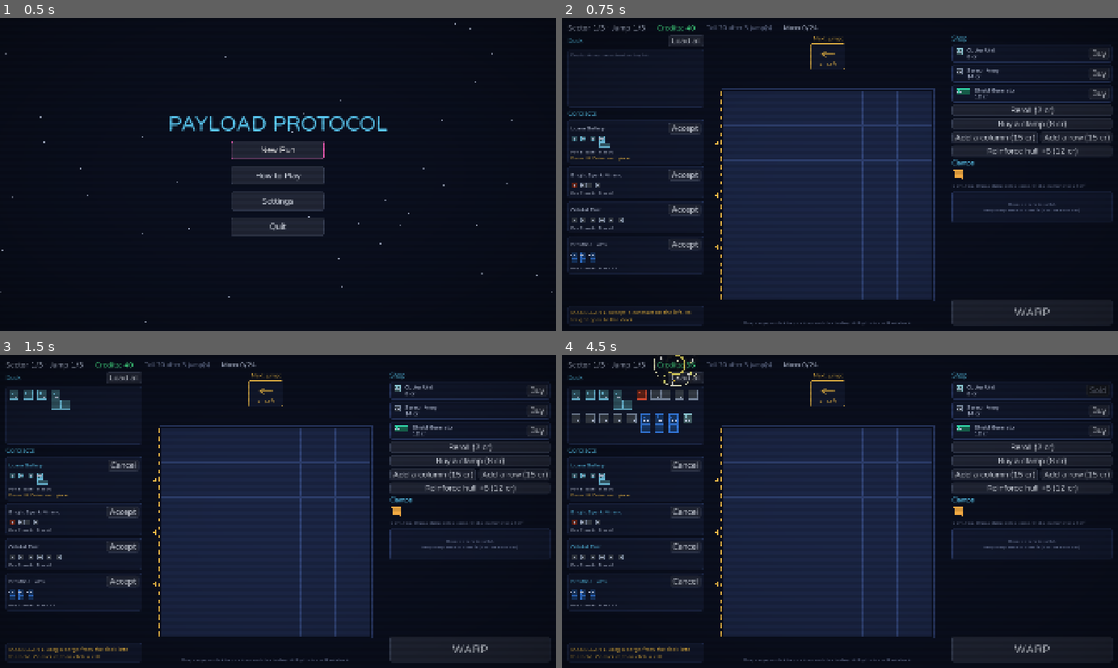
Above: before the commit, frames 1-4 (two rows, left to right).
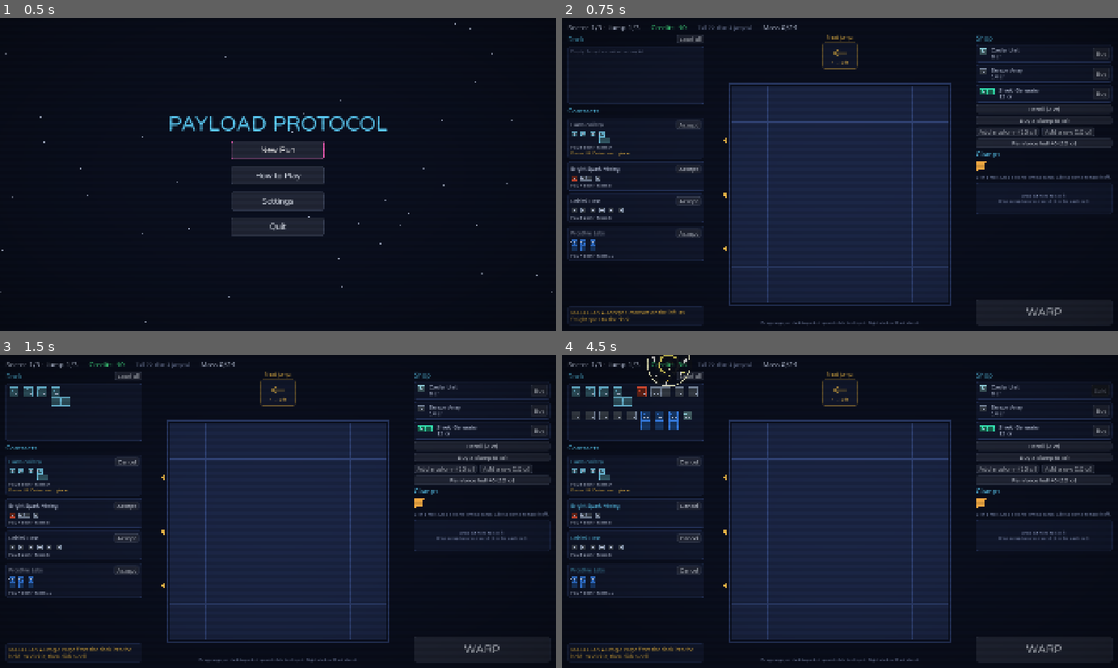
Above: after the commit, the same moments.

Repository: islu/Payload-Protocol
Game: Godot game, scene res://scenes/main/main.tscn
Two runs of this game, one before a commit and one after it. Both use one fixed random seed, a clock stepped at 60 frames per second and the inputs below.
Inputs:
- Up to frame 1 (0.5 s): no input
- Up to frame 2 (0.75 s): click "New Run" at 0.5 s
- Up to frame 3 (1.5 s): click "Accept" at 1.25 s
- Up to frame 4 (4.5 s): click "Accept" at 2 s; click "Accept" at 2.75 s; click "Accept" at 3.5 s; click "Buy" at 4.25 s

Frame 1 is identical in both runs. In frame 2, 13% of the frame differs, in the area x 0-100%, y 2-98%; in frame 3, 13%; in frame 4, 14%, in the area x 0-100%, y 0-98%.

Commit message:
feat: Enhance text size management and UI elements; add toggle icons and improve report formatting

Diff:
--- a/project/art/theme/main_theme.tres
+++ b/project/art/theme/main_theme.tres
@@ -1,6 +1,8 @@
-[gd_resource type="Theme" load_steps=17 format=3]
+[gd_resource type="Theme" load_steps=19 format=3]
 
 [ext_resource type="FontFile" path="res://art/fonts/jf-openhuninn-2.1.ttf" id="1_font"]
+[ext_resource type="Texture2D" path="res://art/theme/toggle_off.svg" id="2_off"]
+[ext_resource type="Texture2D" path="res://art/theme/toggle_on.svg" id="3_on"]
 
 [sub_resource type="StyleBoxFlat" id="button_normal"]
 corner_radius_top_left = 6
@@ -228,6 +230,10 @@
 Button/styles/hover = SubResource("button_hover")
 Button/styles/normal = SubResource("button_normal")
 Button/styles/pressed = SubResource("button_pressed")
+CheckButton/icons/checked = ExtResource("3_on")
+CheckButton/icons/unchecked = ExtResource("2_off")
+CheckButton/icons/checked_disabled = ExtResource("3_on")
+CheckButton/icons/unchecked_disabled = ExtResource("2_off")
 CheckButton/styles/normal = SubResource("empty")
 CheckButton/styles/hover = SubResource("empty")
 CheckButton/styles/pressed = SubResource("empty")
--- /dev/null
+++ b/project/art/theme/toggle_off.svg
@@ -0,0 +1,4 @@
+<svg xmlns="http://www.w3.org/2000/svg" width="52" height="28" viewBox="0 0 52 28">
+  <rect x="1.5" y="1.5" width="49" height="25" rx="12.5" fill="none" stroke="#7f8db3" stroke-width="3"/>
+  <circle cx="14" cy="14" r="7" fill="#7f8db3"/>
+</svg>
--- /dev/null
+++ b/project/art/theme/toggle_on.svg
@@ -0,0 +1,4 @@
+<svg xmlns="http://www.w3.org/2000/svg" width="52" height="28" viewBox="0 0 52 28">
+  <rect x="0" y="0" width="52" height="28" rx="14" fill="#5fd3ff"/>
+  <circle cx="38" cy="14" r="8" fill="#0b1020"/>
+</svg>
--- /dev/null
+++ b/project/scenes/common/text_size.gd
@@ -0,0 +1,16 @@
+class_name TextSize
+## The four sizes of the text, in pixels (SPEC Section 4.2). Display text, such as
+## the title of the game and the Warp button, has its own size.
+
+const HEADING := 24
+const BODY := 18
+const SMALL := 15
+const BUTTON := 20
+
+
+## Sets the sizes of the text and the buttons of a dialog.
+static func apply_to_dialog(dialog: AcceptDialog) -> void:
+	dialog.get_label().add_theme_font_size_override("font_size", BODY)
+	dialog.get_ok_button().add_theme_font_size_override("font_size", BUTTON)
+	if dialog is ConfirmationDialog:
+		dialog.get_cancel_button().add_theme_font_size_override("font_size", BUTTON)
--- a/project/scenes/main/pause_menu.gd
+++ b/project/scenes/main/pause_menu.gd
@@ -17,6 +17,7 @@
 	get_tree().paused = true
 	closed.connect(func() -> void: get_tree().paused = false)
 	_confirm = ConfirmationDialog.new()
+	TextSize.apply_to_dialog(_confirm)
 	_confirm.confirmed.connect(_abandon)
 	add_child(_confirm)
 	super()
--- a/project/scenes/station/station_screen.gd
+++ b/project/scenes/station/station_screen.gd
@@ -115,10 +115,10 @@
 	var top := HBoxContainer.new()
 	top.add_theme_constant_override("separation", 40)
 	root.add_child(top)
-	_top_label = _label(top, "", 26)
-	_credits_label = _label(top, "", 26, Palette.GOOD)
-	_toll_label = _label(top, "", 22, Palette.TEXT_DIM)
-	_mass_label = _label(top, "", 24, Palette.TEXT)
+	_top_label = _label(top, "", TextSize.HEADING)
+	_credits_label = _label(top, "", TextSize.HEADING, Palette.GOOD)
+	_toll_label = _label(top, "", TextSize.BODY, Palette.TEXT_DIM)
+	_mass_label = _label(top, "", TextSize.HEADING, Palette.TEXT)
 
 	var body := HBoxContainer.new()
 	body.size_flags_vertical = Control.SIZE_EXPAND_FILL
@@ -131,7 +131,7 @@
 	body.add_child(left)
 	var dock_head := HBoxContainer.new()
 	left.add_child(dock_head)
-	var dock_title := _label(dock_head, DOCK_TEXT, 22, Palette.ACCENT)
+	var dock_title := _label(dock_head, DOCK_TEXT, TextSize.HEADING, Palette.ACCENT)
 	dock_title.size_flags_horizontal = Control.SIZE_EXPAND_FILL
 	_button(dock_head, tr(LOAD_ALL_TEXT), func() -> void: _act(GameState.load_all(), "clack"))
 	_dock_panel = _panel(left)
@@ -140,7 +140,7 @@
 	_dock_flow.add_theme_constant_override("h_separation", 10)
 	_dock_flow.add_theme_constant_override("v_separation", 10)
 	_dock_panel.add_child(_dock_flow)
-	_label(left, CONTRACTS_TEXT, 22, Palette.ACCENT)
+	_label(left, CONTRACTS_TEXT, TextSize.HEADING, Palette.ACCENT)
 	var scroll := ScrollContainer.new()
 	scroll.size_flags_vertical = Control.SIZE_EXPAND_FILL
 	scroll.horizontal_scroll_mode = ScrollContainer.SCROLL_MODE_DISABLED
@@ -150,7 +150,7 @@
 	_contracts_box.add_theme_constant_override("separation", 10)
 	scroll.add_child(_contracts_box)
 	var pilot := _panel(left)
-	_pilot_label = _label(pilot, "", 19, Palette.ACCENT)
+	_pilot_label = _label(pilot, "", TextSize.BODY, Palette.ACCENT)
 	_pilot_label.autowrap_mode = TextServer.AUTOWRAP_WORD_SMART
 
 	var center := VBoxContainer.new()
@@ -158,7 +158,7 @@
 	center.add_theme_constant_override("separation", 8)
 	body.add_child(center)
 	# The hazard panel: one card for each shift step, above the hold (SPEC Section 20.2).
-	var next_jump := _label(center, NEXT_JUMP_TEXT, 20, Palette.WARN)
+	var next_jump := _label(center, NEXT_JUMP_TEXT, TextSize.BODY, Palette.WARN)
 	next_jump.horizontal_alignment = HORIZONTAL_ALIGNMENT_CENTER
 	_hazard_box = HBoxContainer.new()
 	_hazard_box.size_flags_horizontal = Control.SIZE_SHRINK_CENTER
@@ -170,26 +170,26 @@
 	_hold.clamp_pressed.connect(func(id: int) -> void: _act(GameState.unclamp_cargo(id)))
 	_hold.cargo_hovered.connect(_on_hold_hovered)
 	center.add_child(_hold)
-	var hint := _label(center, HINT_TEXT, 16, Palette.TEXT_DIM)
+	var hint := _label(center, HINT_TEXT, TextSize.SMALL, Palette.TEXT_DIM)
 	hint.horizontal_alignment = HORIZONTAL_ALIGNMENT_CENTER
 
 	var right := VBoxContainer.new()
 	right.custom_minimum_size.x = SIDE_WIDTH
 	right.add_theme_constant_override("separation", 10)
 	body.add_child(right)
-	_label(right, SHOP_TEXT, 22, Palette.ACCENT)
+	_label(right, SHOP_TEXT, TextSize.HEADING, Palette.ACCENT)
 	_shop_box = VBoxContainer.new()
 	_shop_box.add_theme_constant_override("separation", 8)
 	right.add_child(_shop_box)
-	_label(right, CLAMPS_TEXT, 22, Palette.ACCENT)
+	_label(right, CLAMPS_TEXT, TextSize.HEADING, Palette.ACCENT)
 	_clamp_box = HBoxContainer.new()
 	_clamp_box.add_theme_constant_override("separation", 8)
 	right.add_child(_clamp_box)
-	_clamp_label = _label(right, "", 15, Palette.TEXT_DIM)
+	_clamp_label = _label(right, "", TextSize.SMALL, Palette.TEXT_DIM)
 	_clamp_label.autowrap_mode = TextServer.AUTOWRAP_WORD_SMART
 	_sell_area = _panel(right)
 	_sell_area.custom_minimum_size.y = 110
-	_sell_label = _label(_sell_area, "", 16, Palette.TEXT_DIM)
+	_sell_label = _label(_sell_area, "", TextSize.SMALL, Palette.TEXT_DIM)
 	_sell_label.autowrap_mode = TextServer.AUTOWRAP_WORD_SMART
 	_sell_label.horizontal_alignment = HORIZONTAL_ALIGNMENT_CENTER
 	_sell_label.vertical_alignment = VERTICAL_ALIGNMENT_CENTER
@@ -204,6 +204,7 @@
 	right.add_child(_warp_button)
 
 	_confirm = ConfirmationDialog.new()
+	TextSize.apply_to_dialog(_confirm)
 	_confirm.title = tr(CONFIRM_TITLE_TEXT)
 	_confirm.confirmed.connect(func() -> void: _act(GameState.warp()))
 	add_child(_confirm)
@@ -224,12 +225,14 @@
 	_tip_label.fit_content = true
 	_tip_label.custom_minimum_size.x = 360
 	_tip_label.mouse_filter = Control.MOUSE_FILTER_IGNORE
+	for key in ["normal_font_size", "bold_font_size"]:
+		_tip_label.add_theme_font_size_override(key, TextSize.BODY)
 	_tip.add_child(_tip_label)
 	add_child(_tip)
 
 	_toast = Label.new()
 	_toast.add_theme_color_override("font_color", Palette.BAD)
-	_toast.add_theme_font_size_override("font_size", 22)
+	_toast.add_theme_font_size_override("font_size", TextSize.HEADING)
 	_toast.set_anchors_and_offsets_preset(Control.PRESET_CENTER_BOTTOM)
 	_toast.position.y -= 60
 	_toast.mouse_filter = Control.MOUSE_FILTER_IGNORE
@@ -262,6 +265,7 @@
 	var b := Button.new()
 	b.text = text
 	b.disabled = not enabled
+	b.add_theme_font_size_override("font_size", TextSize.BUTTON)
 	b.pressed.connect(action)
 	parent.add_child(b)
 	return b
@@ -386,7 +390,7 @@
 func _refresh_dock() -> void:
 	_clear(_dock_flow)
 	if _run["dock"].is_empty():
-		_label(_dock_flow, EMPTY_DOCK_TEXT, 16, Palette.TEXT_DIM)
+		_label(_dock_flow, EMPTY_DOCK_TEXT, TextSize.SMALL, Palette.TEXT_DIM)
 	for c: Dictionary in _run["cargo"]:
 		if c["in_hold"]:
 			continue
@@ -407,7 +411,9 @@
 		card.add_child(box)
 		var head := HBoxContainer.new()
 		box.add_child(head)
-		var client := _label(head, "", 19, Palette.ACCENT if k["accepted"] else Palette.TEXT)
+		var client := _label(
+			head, "", TextSize.BODY, Palette.ACCENT if k["accepted"] else Palette.TEXT
+		)
 		client.text = tr(k["client_name"])
 		client.size_flags_horizontal = Control.SIZE_EXPAND_FILL
 		var index: int = k["index"]
@@ -428,10 +434,12 @@
 		for f: Dictionary in k["freight"]:
 			mass += f["mass"]
 		var pay_line := tr(PAY_TEXT).format({"pay": k["pay"]})
-		_label(box, pay_line + " · " + tr(CONTRACT_MASS_TEXT).format({"mass": mass}), 16)
+		_label(
+			box, pay_line + " · " + tr(CONTRACT_MASS_TEXT).format({"mass": mass}), TextSize.SMALL
+		)
 		if not k["bonus"].is_empty():
 			var b: Dictionary = k["bonus"]
-			var bonus := _label(box, "", 15, Palette.WARN)
+			var bonus := _label(box, "", TextSize.SMALL, Palette.WARN)
 			bonus.text = tr(BONUS_TEXT).format(
 				{"pay": b["pay"], "text": GameText.format(b["text"])}
 			)
@@ -452,7 +460,7 @@
 		chip.mouse_entered.connect(func() -> void: _show_tip(o))
 		chip.mouse_exited.connect(_hide_tip)
 		row.add_child(chip)
-		var name := _label(row, "", 18)
+		var name := _label(row, "", TextSize.BODY)
 		name.text = "%s\n%d cr" % [tr(o["name"]), o["price"]]
 		name.size_flags_horizontal = Control.SIZE_EXPAND_FILL
 		var index: int = o["index"]
--- a/project/scenes/warp/warp_screen.gd
+++ b/project/scenes/warp/warp_screen.gd
@@ -397,15 +397,28 @@
 	var lines := PackedStringArray()
 	for k: Dictionary in a["contracts"]:
 		lines.append("[b]%s[/b]  +%d" % [tr(k["client_name"]), k["pay"]])
+		# Pieces with the same name and state share one line with a count (SPEC Section 20.4).
+		var groups: Array[Dictionary] = []
 		for p: Dictionary in k["pieces"]:
-			var color: Color = Palette.GOOD if p["state"] == Defs.PIECE_DELIVERED else Palette.BAD
+			var found := false
+			for g in groups:
+				if g["name"] == p["name"] and g["state"] == p["state"]:
+					g["count"] += 1
+					found = true
+			if not found:
+				groups.append({"name": p["name"], "state": p["state"], "count": 1})
+		for g in groups:
+			var color: Color = Palette.GOOD if g["state"] == Defs.PIECE_DELIVERED else Palette.BAD
+			var piece: String = tr(g["name"])
+			if g["count"] > 1:
+				piece += " ×%d" % g["count"]
 			lines.append(
 				(
 					"   [color=#%s]%s: %s[/color]"
 					% [
 						color.to_html(false),
-						tr(p["name"]),
-						tr(PIECE_STATE_TEXT.get(p["state"], p["state"]))
+						piece,
+						tr(PIECE_STATE_TEXT.get(g["state"], g["state"]))
 					]
 				)
 			)
--- a/project/tests/ui_check.gd
+++ b/project/tests/ui_check.gd
@@ -177,6 +177,19 @@
 	_check(
 		hits == 0 or warp._fx.played.has("hit"), "a hit plays the spark sheet (SPEC Section 21.2)"
 	)
+	var lines := warp._report_text.get_parsed_text().split("\n", false)
+	var seen := {}
+	var repeated := PackedStringArray()
+	for line in lines:
+		# A line with no indent starts a contract: the rule is for each contract.
+		if not line.begins_with(" "):
+			seen = {}
+		if seen.has(line):
+			repeated.append(line)
+		seen[line] = true
+	_check(
+		repeated.is_empty(), "the report has no repeated line: %s (SPEC Section 20.4)" % [repeated]
+	)
 	await get_tree().process_frame
 	if GameState.view()["run"]["arrival"]["total"] != 0:
 		var report := warp._report.get_global_rect()
@@ -215,7 +228,22 @@
 
 
 ## The hold fills the center, and the hazard panel is above it (SPEC Section 20.2).
+## The text has four sizes (SPEC Section 4.2).
 func _check_layout(station: StationScreen) -> void:
+	var sizes := [24, 18, 15, 20]
+	var wrong := PackedStringArray()
+	for n in station.find_children("*", "", true, false):
+		# Display text: the Warp button and the arrows of the hazard cards.
+		if n == station._warp_button or station._hazard_box.is_ancestor_of(n):
+			continue
+		var font_size := -1
+		if n is Label or n is Button:
+			font_size = n.get_theme_font_size("font_size")
+		elif n is RichTextLabel:
+			font_size = n.get_theme_font_size("normal_font_size")
+		if font_size != -1 and not font_size in sizes:
+			wrong.append("%s %d %s" % [n.get_class(), font_size, station.get_path_to(n)])
+	_check(wrong.is_empty(), "the station text has the four sizes: %s (SPEC Section 4.2)" % [wrong])
 	var hold := station._hold
 	_check(
 		hold.cell >= 100.0,
@@ -252,6 +280,11 @@
 	pause.add_child(panel)
 	await get_tree().process_frame
 	var options: OptionButton = panel.find_children("*", "OptionButton", true, false)[0]
+	var toggle: CheckButton = panel.find_children("*", "CheckButton", true, false)[0]
+	_check(
+		toggle.get_theme_icon("unchecked").resource_path.ends_with("toggle_off.svg"),
+		"a switch that is off shows an outlined capsule (SPEC Section 23.1)"
+	)
 	var slider: HSlider = panel.find_children("*", "HSlider", true, false)[0]
 	var heading: Label = panel.box.get_child(0)
 	slider.value = slider.value - 5
Not shown, added: project/art/theme/toggle_off.svg.import
Not shown, added: project/art/theme/toggle_on.svg.import
Not shown, added: project/scenes/common/text_size.gd.uid
Not shown, changed: docs/spec/overview.md
Not shown, changed: docs/spec/ui.md
